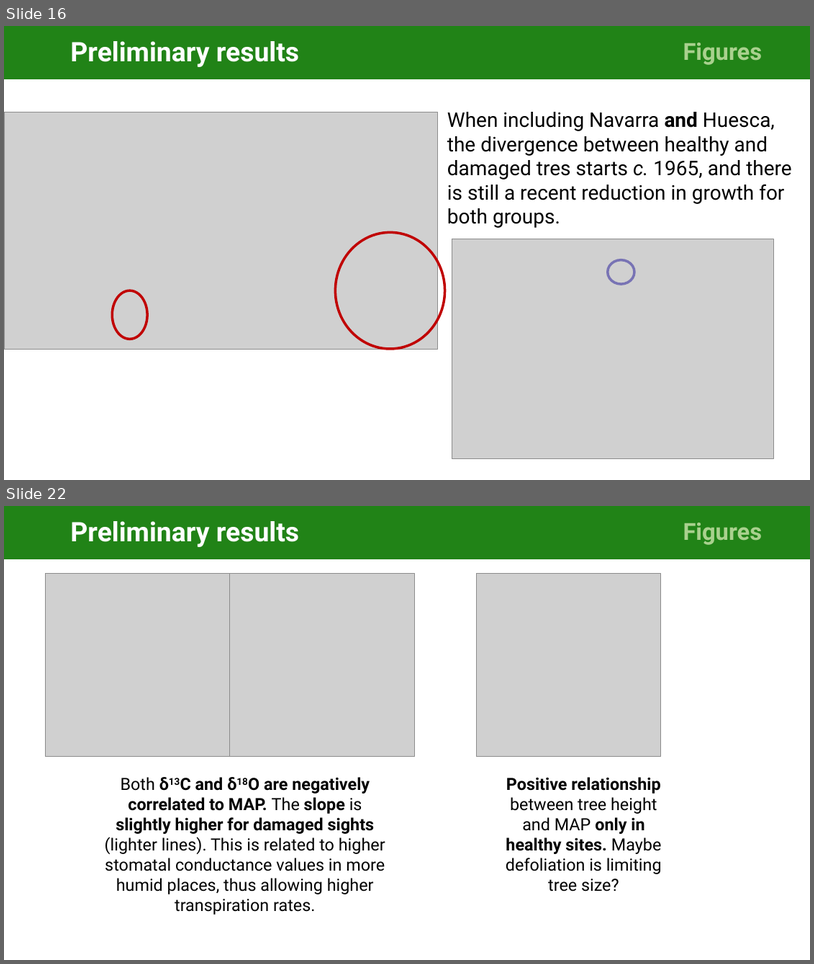
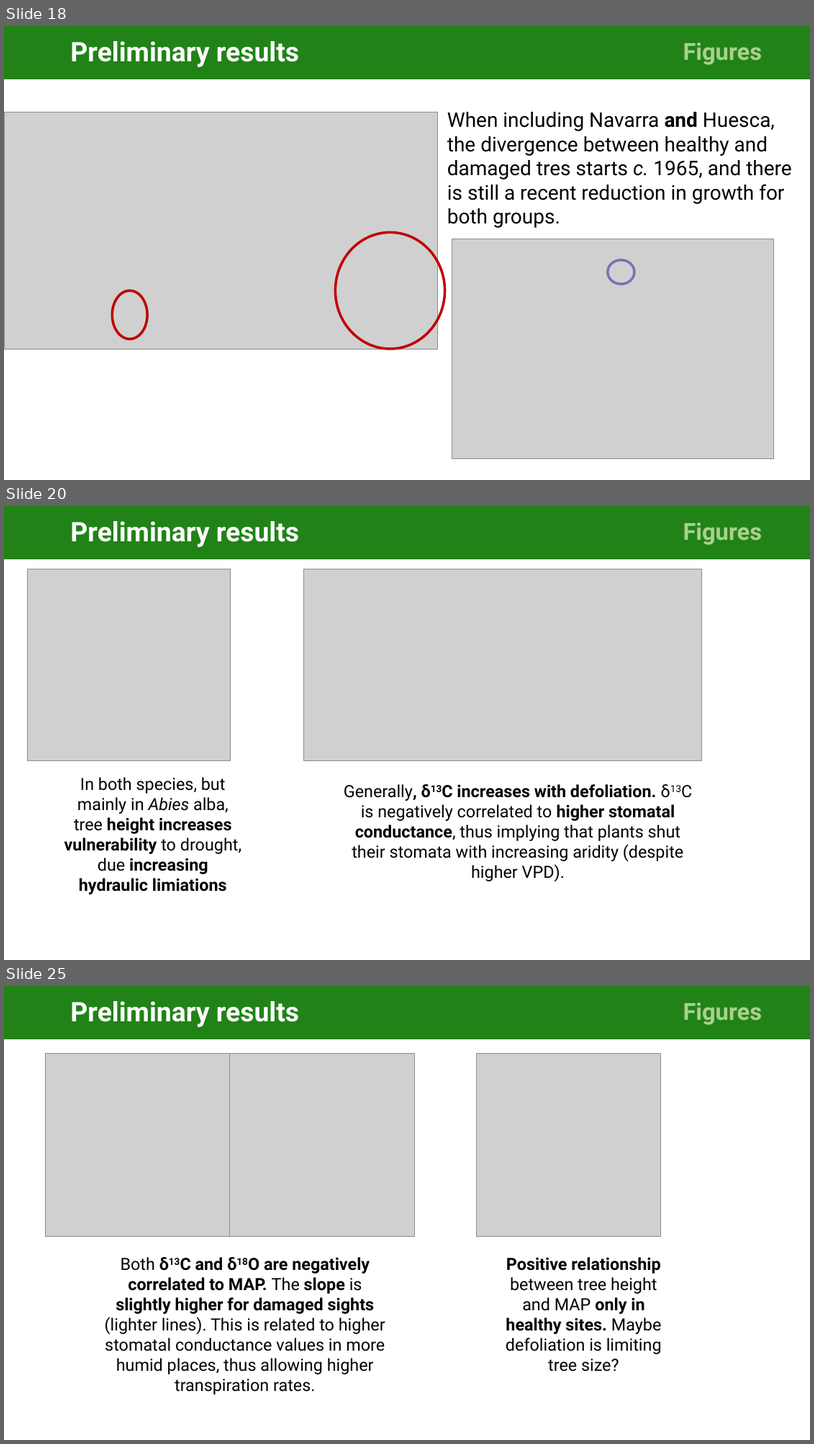
Before and after one commit to cris-fernandez/Tesis_Individuo, a slide deck: 06_ppts/exploratory_analysis_figures_v2-CFB.pptx. Shown one above the other, each under a label of ours: slides 16 and 22 before the commit, slides 18, 20 and 25 after it; the slides between them are not shown. The pictures are 814x964 and 814x1444 pixels, drawn with LibreOffice and Linux fonts; fonts in the diff are those of the drawing; grey boxes stand for pictures. Boxes give left, top, right and bottom in pixels: in the first picture for what was removed or moved away, otherwise in the second. Text is boxed around its words. In the diff, an @@ line names an element or a change of style, - is before the commit and + after.

```diff
--- a/06_ppts/exploratory_analysis_figures_v2-CFB.pptx
+++ b/06_ppts/exploratory_analysis_figures_v2-CFB.pptx
@@ slide 20 added at [4, 506, 810, 960], background #FFFFFF @@
@@ title added at [4, 506, 646, 559], fill #218317, 32 pt, text #FFFFFF, bold @@
+Preliminary results
@@ rectangle added at [646, 506, 810, 559], fill #218317, 28 pt, text #A9D18E, bold @@
+Figures
@@ picture added at [27, 569, 230, 760] @@
@@ picture added at [304, 569, 702, 760] @@
@@ text added at [64, 777, 242, 894], 20 pt, text #000000, bold @@
+  In both species, but mainly in Abies alba, tree height increases vulnerability to drought, due increasing hydraulic limiations
@@ text added at [344, 784, 684, 881], 20 pt, text #000000 @@
+  Generally, δ13C increases with defoliation. δ13C is negatively correlated to higher stomatal conductance, thus implying that plants shut their stomata with increasing aridity (despite higher VPD).
@@ what was slide 16 is now slide 18 @@
@@ what was slide 22 is now slide 25 @@
```
Also in this commit, not shown: 5 slides changed, 5 other slides added, 2 slides removed.
